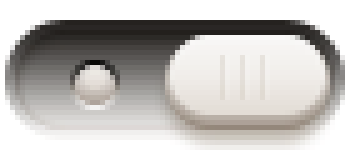
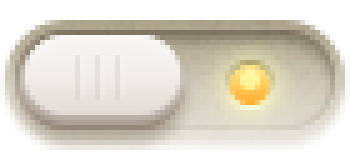
Before/after of a w=350, h=155 layered artwork. What changed in the layer stack:
hid "off" over [0, 20, 350, 150]
added layer "on_color" above "Фон" over [0, 20, 350, 150]
